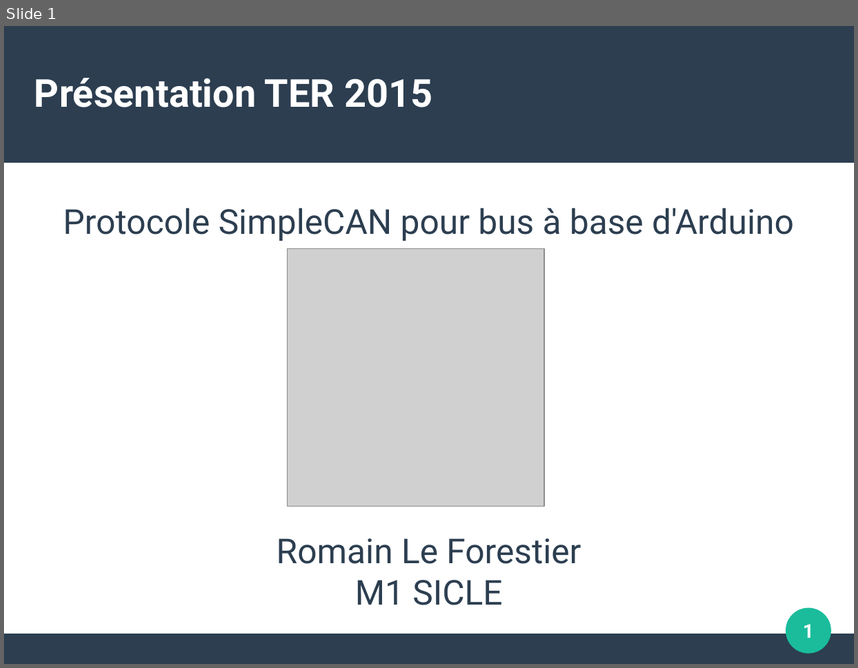
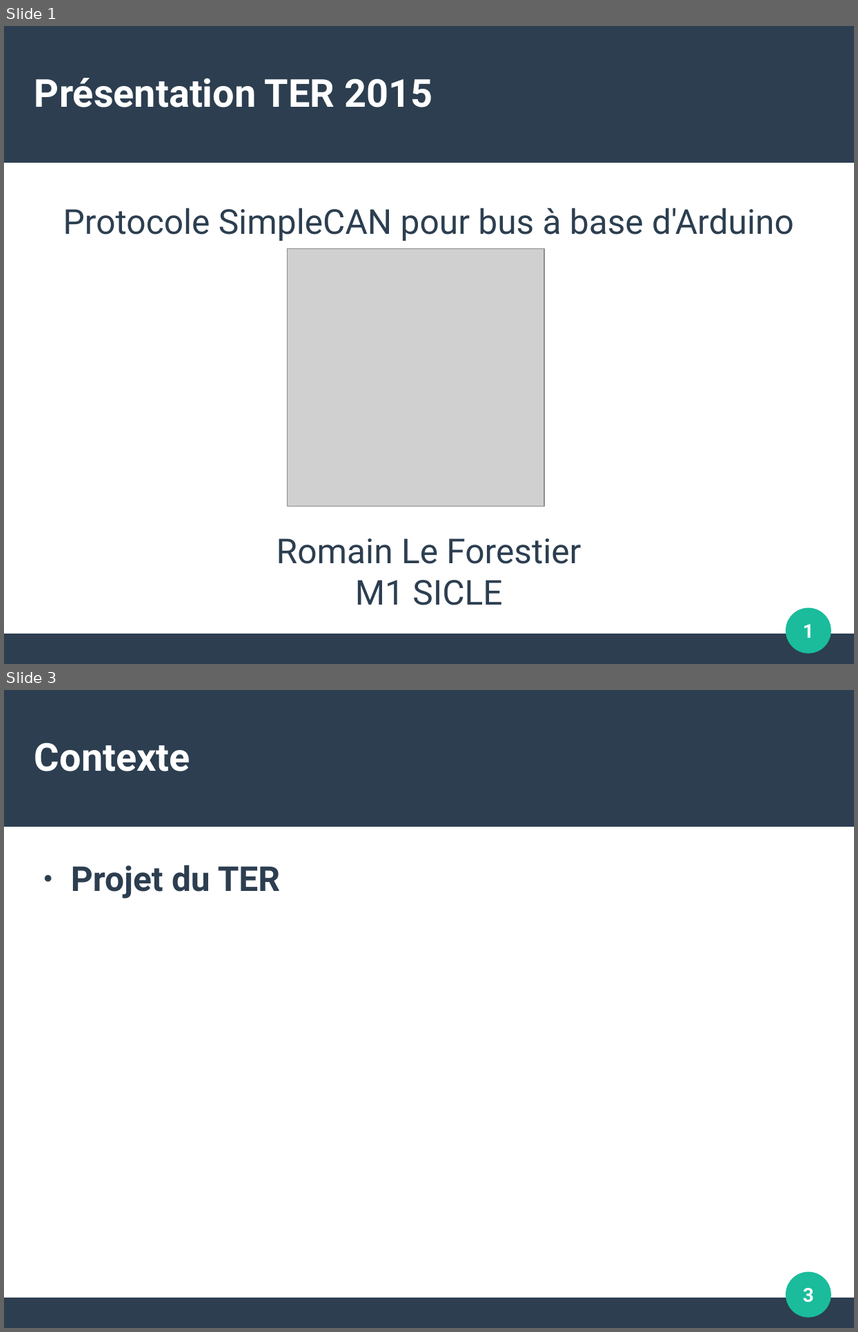
Before and after one commit to surpriserom/Protocole_SimpleCan_Arduino, a slide deck: Document/Presentation_TER.odp. Shown one above the other, each under a label of ours: slide 1 before the commit, slides 1 and 3 after it; the slides between them are not shown. The pictures are 858x668 and 858x1332 pixels, drawn with LibreOffice and Linux fonts; fonts in the diff are those of the drawing; grey boxes stand for pictures. Boxes give left, top, right and bottom in pixels: in the first picture for what was removed or moved away, otherwise in the second. Text is boxed around its words. In the diff, an @@ line names an element or a change of style, - is before the commit and + after.

```diff
--- a/Document/Presentation_TER.odp
+++ b/Document/Presentation_TER.odp
@@ slide 3 added at box(4, 690, 854, 1328), background #FFFFFF; not listed: 3 template elements that a slide beside it also shows @@
@@ title added at box(34, 742, 190, 771), 36 pt, text #FFFFFF, bold @@
+Contexte
@@ text added at box(71, 865, 280, 898), 32 pt, text #2C3E50, bold @@
+● Projet du TER
@@ page number added at box(803, 1288, 814, 1302), 18 pt, text #FFFFFF, bold @@
+3
```
Also in this commit, not shown: 1 slide changed, 1 other slide added, 1 other file.
